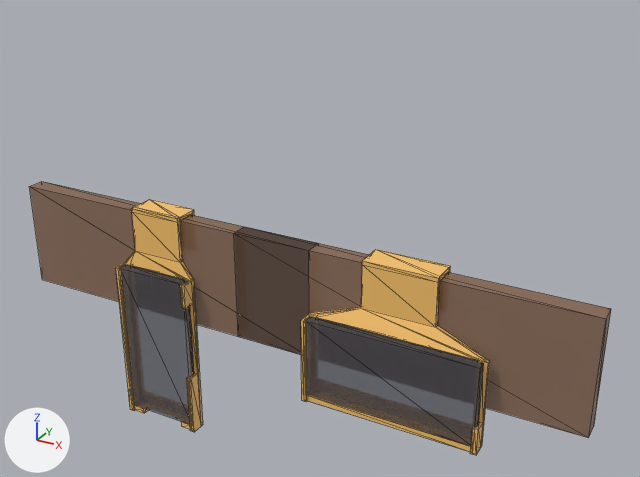
What one commit did to the Blender file phone-holder/s23ultra_holder.blend.
Camera for both pictures: a camera (50 mm lens) standing at (526.0, -627.0, 327.0) and looking at (161.0, 37.0, -4.0). The lights are fixed; the arrows at lower left show +X, +Y and +Z. The older version comes first. Mesh edges are drawn as thin lines.

Names of what the first picture shows: 'Holder_landscape', 'Holder_portrait', 'Phone_landscape', 'Phone_portrait', 'Rail_landscape', 'Rail_portrait'.
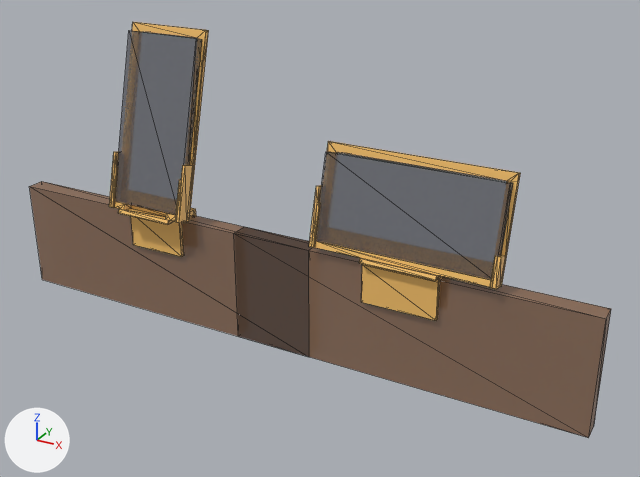
Pixel boxes (x1, y1, x2, y2) of what changed, in the pictures (640 x 477 px):
'Phone_landscape', moved, turned: before (306, 317, 484, 446); after (316, 152, 513, 280)
'Phone_portrait', moved, turned: before (121, 265, 194, 424); after (115, 31, 202, 215)
'Holder_landscape', reshaped (12% wider, 13% shorter): before (301, 249, 490, 455); after (309, 141, 521, 321)
'Holder_portrait', reshaped (15% wider): before (116, 199, 203, 432); after (109, 22, 209, 257)

What the commit changed:
me_holder_portrait is used by ob_holder_portrait; location (0.0, 0.0, 0.0).
me_holder_portrait had 126 vertices, 252 faces and spanned x -43.0..43.0, y -19.0..23.0, z -228.0..4.0.
me_holder_portrait now has 141 vertices, 282 faces and spans x -43.0..43.0, y -21.0..42.0, z -36.0..177.0.
me_holder_portrait part 1: 126 vertices removed from x -43.0..43.0, y -19.0..23.0, z -228.0..4.0; 141 vertices added at x -43.0..43.0, y -21.0..42.0, z -36.0..177.0.
me_holder_landscape is used by ob_holder_landscape; location (0.0, 0.0, 0.0).
me_holder_landscape had 99 vertices, 198 faces and spanned x 175.0..345.0, y -24.0..23.0, z -143.0..4.0.
me_holder_landscape now has 128 vertices, 256 faces and spans x 175.0..345.0, y -10.0..31.0, z -36.0..95.0.
me_holder_landscape part 2: 87 vertices removed from x 175.0..345.0, y -24.0..23.0, z -143.0..4.0; 116 vertices added at x 175.0..345.0, y -10.0..31.0, z -36.0..95.0.
me_phone_portrait is used by ob_phone_portrait; location (0.0, 0.0, 0.0).
me_phone_portrait had 8 vertices, 12 faces and spanned x -39.0..39.0, y -17.0..-8.0, z -222.0..-59.0.
me_phone_portrait now has 8 vertices, 12 faces and spans x -39.0..39.0, y -15.0..36.0, z 11.0..171.0.
me_phone_portrait part 3: the whole mesh is turned -15 degrees about the x axis through its middle, then moved by (0.0, 22.0, 231.0).
me_phone_landscape is used by ob_phone_landscape; location (0.0, 0.0, 0.0).
me_phone_landscape had 8 vertices, 12 faces and spanned x 178.0..342.0, y -22.0..-13.0, z -137.0..-59.0.
me_phone_landscape now has 8 vertices, 12 faces and spans x 178.0..342.0, y -4.0..25.0, z 11.0..89.0.
me_phone_landscape part 4: the whole mesh is turned -15 degrees about the x axis through its middle, then moved by (0.0, 27.0, 147.0).
